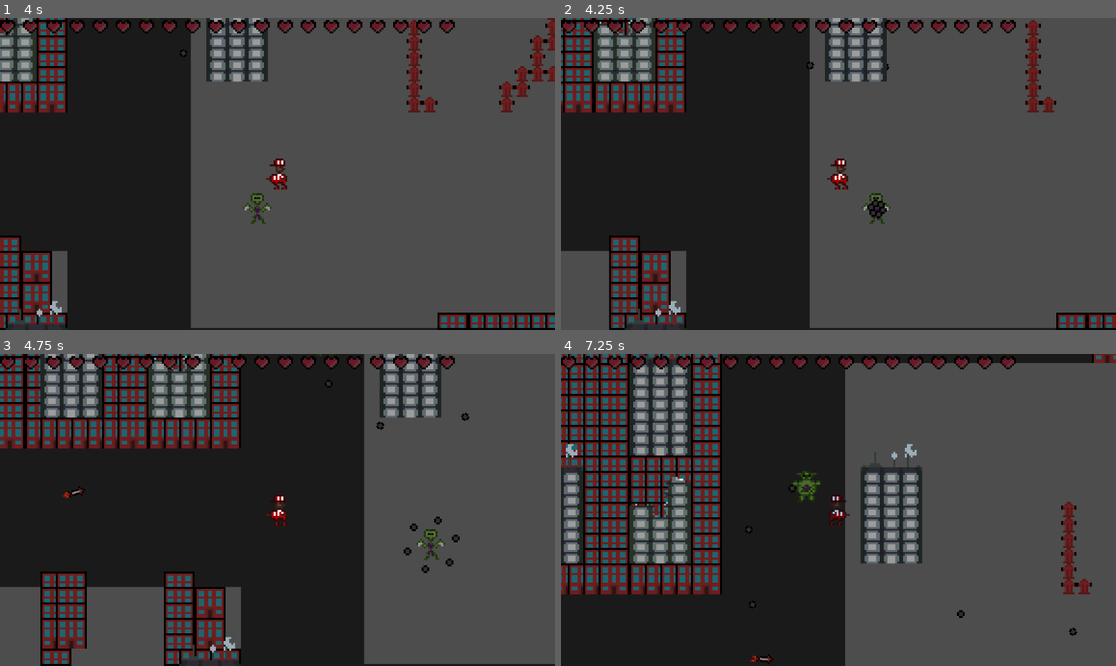
Above: before the commit, frames 1-4 (two rows, left to right).
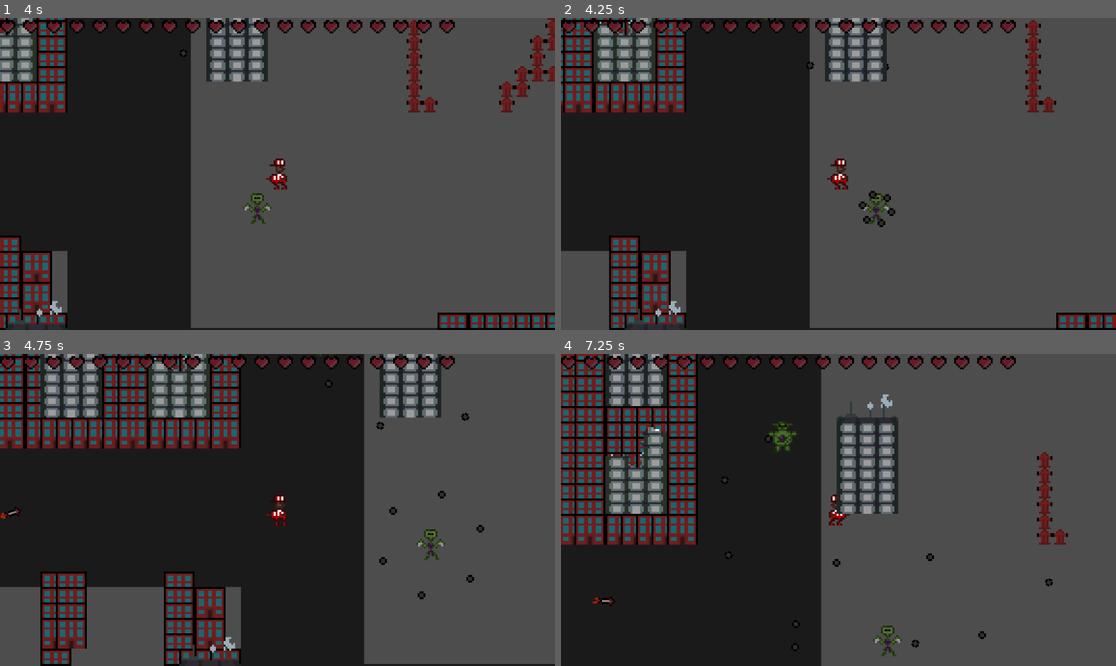
Above: after the commit, the same moments.

Repository: Lila-Kuhlt/Close-Encounters-of-the-Jeff-Kind
Game: Godot game, scene res://scenes/World.tscn
Same seed, same stepped clock (60 frames per second), same inputs: the game is played once before the commit and once after it.
Inputs:
- Up to frame 1 (4 s): tap Enter at 0.5 s; hold D (right) 0.53-1.28 s; hold S (down) 1.28-2.03 s; hold D (right) 2.03-2.78 s; hold W (up) 2.78-3.53 s; hold A (left) from 3.53 s (still down)
- Up to frame 2 (4.25 s): keep holding A (left)
- Up to frame 3 (4.75 s): keep holding A (left)
- Up to frame 4 (7.25 s): release A (left) at 5.03 s; hold S (down) 5.03-5.78 s; hold D (right) 5.78-6.53 s; hold W (up) from 6.53 s (still down)

Frame 1 is identical in both runs. In frame 2, 0.3% of the frame differs, in the area x 53-61%, y 55-68%; in frame 3, 0.4%; in frame 4, 31%, in the area x 0-100%, y 0-100%.

Commit message:
Small bullet changes

Diff:
--- a/godot/scenes/aliens/ThinAlien.gd
+++ b/godot/scenes/aliens/ThinAlien.gd
@@ -11,7 +11,7 @@
 func _on_timer_timeout():
 	for i in range(NUM_BULLETS):
 		var bullet = Bullet.instantiate()
-		bullet.direction = Vector2.from_angle(x + i * (PI / (NUM_BULLETS / 2)))
+		bullet.direction = Vector2.from_angle(x + i * (2 * PI / NUM_BULLETS))
 		bullet.rotation = x - PI/2
 		bullet.position = position
 		get_parent().add_child(bullet)
--- a/godot/scenes/bullets/Bullet.gd
+++ b/godot/scenes/bullets/Bullet.gd
@@ -1,6 +1,6 @@
 extends CharacterBody2D
 
-@export var SPEED := 30.0
+@export var speed := 30.0
 
 var direction: Vector2
 
@@ -8,7 +8,7 @@
 	var region: Rect2 = $Sprite2D.get_rect()
 	region.position += position
 	if Globals.WORLD_BOUNDARY.intersects(region):
-		velocity = direction * SPEED
+		velocity = direction * speed
 		move_and_slide()
 	else:
 		queue_free()
--- a/godot/scenes/bullets/CircleBullet.gd
+++ b/godot/scenes/bullets/CircleBullet.gd
@@ -1,9 +1,9 @@
 extends "res://scenes/bullets/Bullet.gd"
 
-var x = 0.03
+const SPEED_INCREASE := 0.4
+const ANGLE := 0.03
 
 func _physics_process(delta):
-	direction = direction.rotated(x)
-	SPEED += 0.4
-	# x -= 0.01
+	direction = direction.rotated(ANGLE)
+	speed += SPEED_INCREASE
 	super._physics_process(delta)
Not shown: 1 places in godot/scenes/aliens/ThinAlien.tscn that only renumber resources
